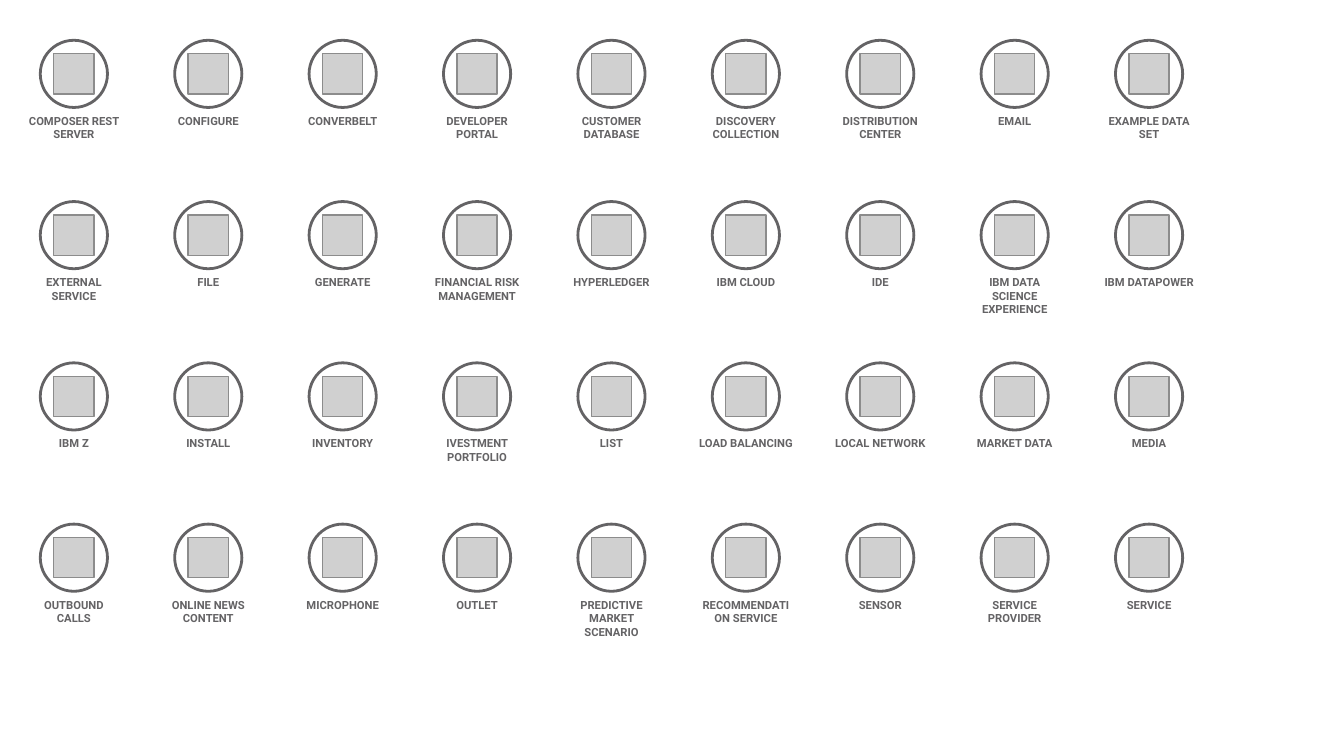
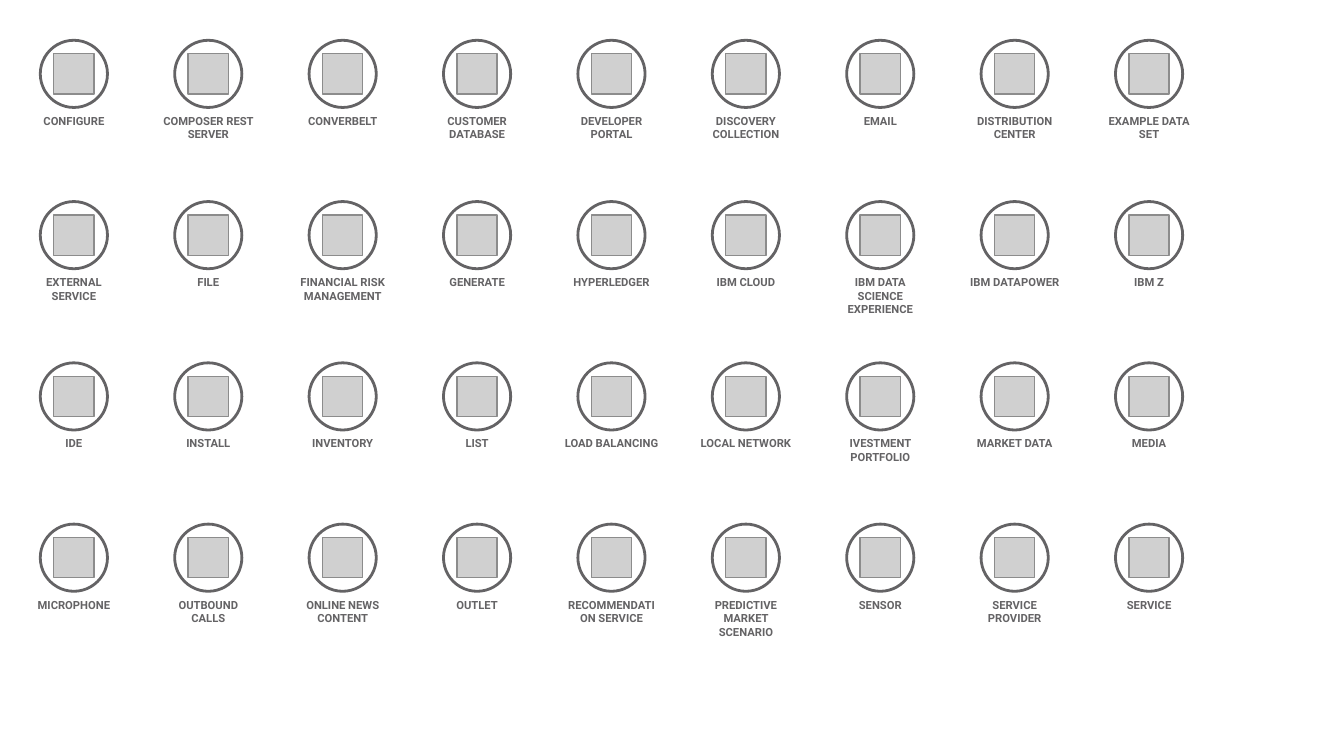
Before and after one commit to l2fprod/myarchitecture, a slide deck: slide 11 of mycatalog-architecture-diagram-template.pptx. Drawn at 1344x756 pixels with LibreOffice and Linux fonts; fonts in the diff are those of the drawing; grey boxes stand for pictures. Boxes give left, top, right and bottom in pixels: in the first picture for what was removed or moved away, otherwise in the second. Text is boxed around its words. In the diff, an @@ line names an element or a change of style, - is before the commit and + after.

```diff
--- a/mycatalog-architecture-diagram-template.pptx
+++ b/mycatalog-architecture-diagram-template.pptx
@@ text removed at <box>872,278,889,286</box> @@
-IDE
@@ text added at <box>970,278,1059,286</box>, 6 pt, text #646365, bold @@
+IBM DATAPOWER
@@ text at <box>1134,278,1164,286</box>: text changed @@
-IBM DATAPOWER
+IBM Z
@@ text at <box>65,439,82,447</box>: text changed @@
-IBM Z
+IDE
@@ text "IVESTMENT PORTFOLIO": place and size @@
-text "IVESTMENT PORTFOLIO" at <box>446,439,508,461</box>
+text "IVESTMENT PORTFOLIO" at <box>850,439,912,461</box>
@@ text "MICROPHONE": place and size @@
-text "MICROPHONE" at <box>306,601,378,609</box>
+text "MICROPHONE" at <box>38,601,110,609</box>
@@ 7 texts: place and size @@
-7 texts at <box>29,117,918,636</box>
+7 texts at <box>163,117,1052,636</box>
@@ 9 texts: place and size @@
-9 texts at <box>178,117,1047,622</box>
+9 texts at <box>43,117,913,622</box>
```
Also in this commit, not shown: 18 other slides changed, 1 slide added, 1 slide removed.
